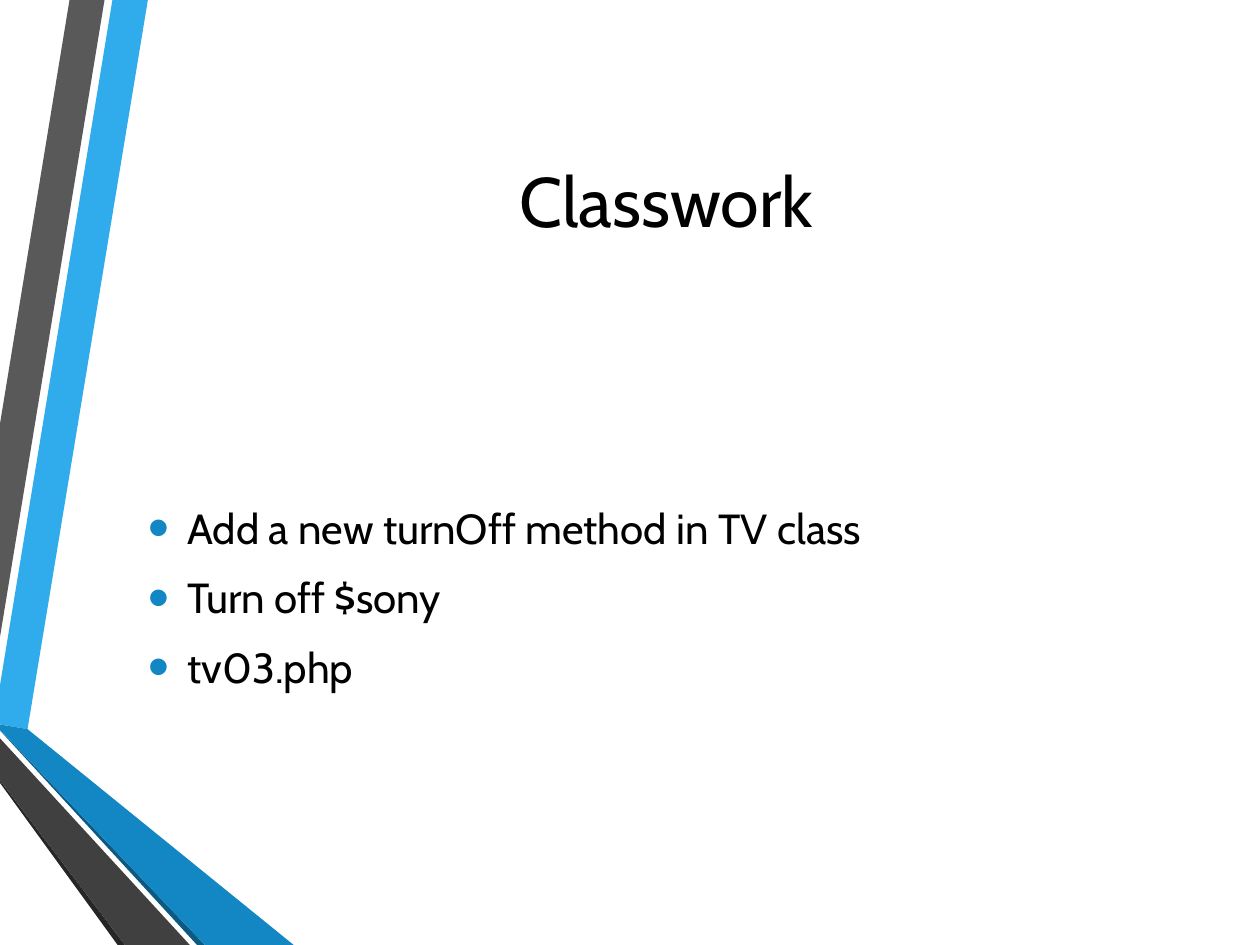
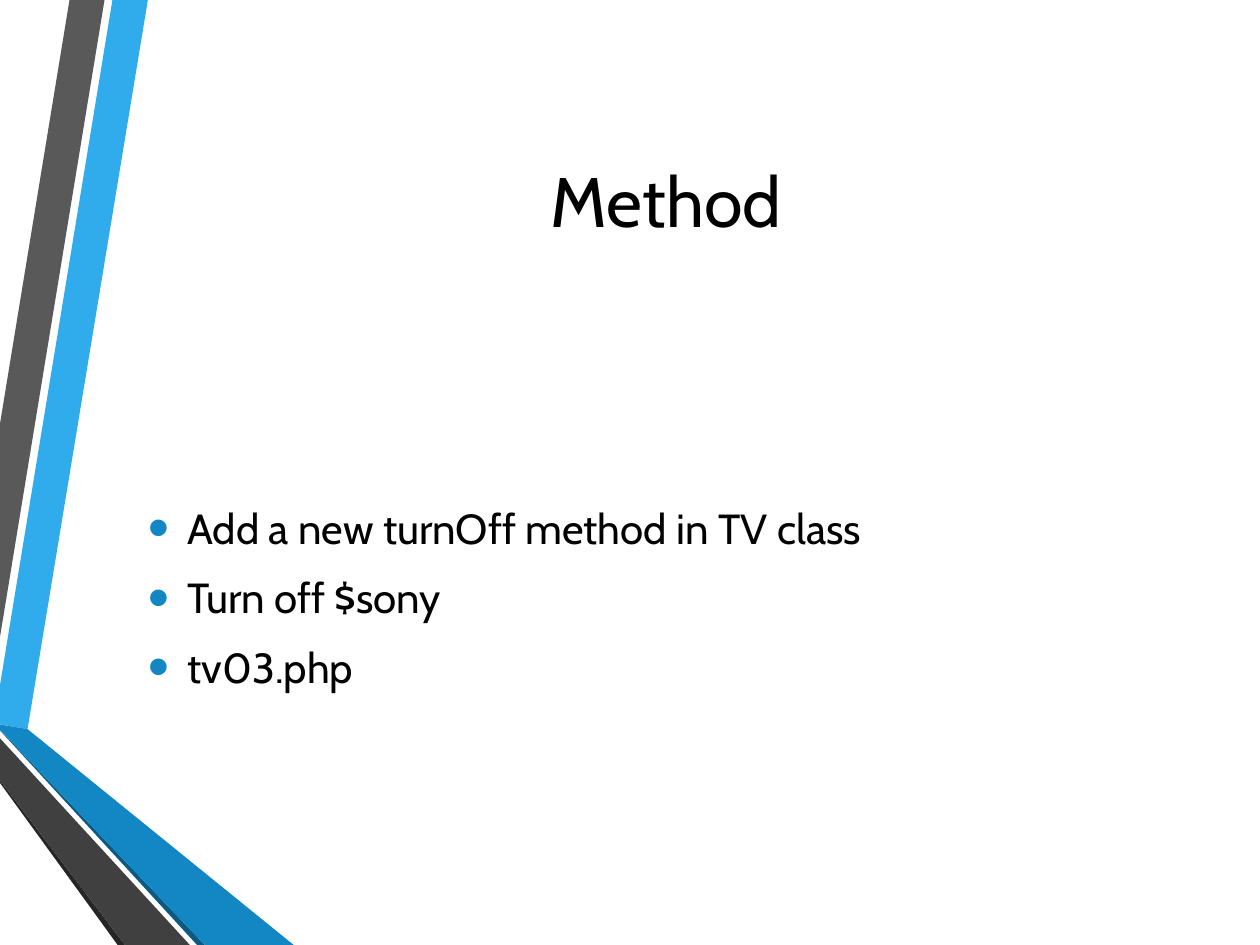
Before and after one commit to hatted/fevaworks-php, a slide deck: slide 8 of php-fw7/lesson7a-tv.pptx. Drawn at 1260x945 pixels with LibreOffice and Linux fonts; fonts in the diff are those of the drawing; background and template pictures are left out. Boxes give left, top, right and bottom in pixels: in the first picture for what was removed or moved away, otherwise in the second. Text is boxed around its words. In the diff, an @@ line names an element or a change of style, - is before the commit and + after.

```diff
--- a/php-fw7/lesson7a-tv.pptx
+++ b/php-fw7/lesson7a-tv.pptx
@@ title at bbox=[551, 174, 781, 228]: text changed @@
-Classwork
+Method
```
Also in this commit, not shown: 13 other slides changed, 5 slides added, 2 slides removed, 44 other files.
